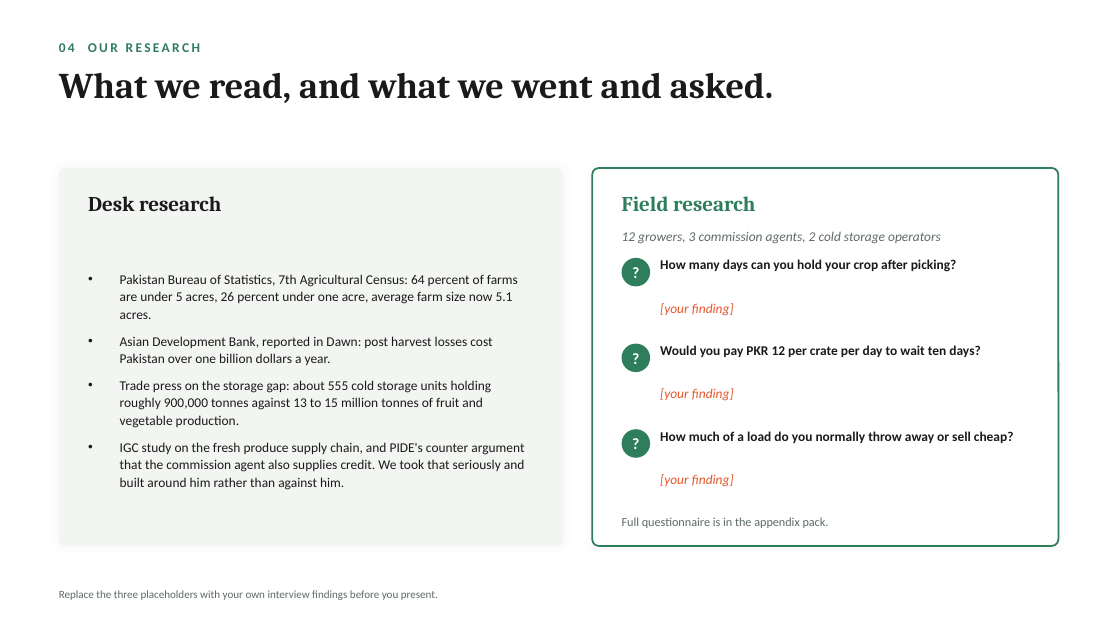
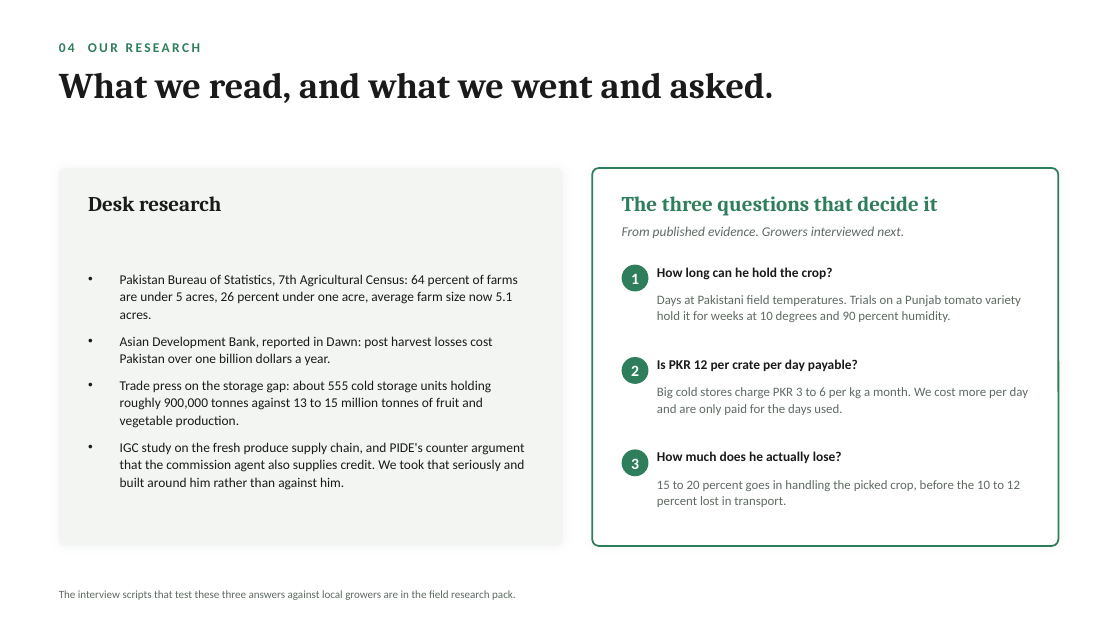
Before and after one commit to s9765fzsv8-cmyk/Claude, a slide deck: slide 5 of genz-entrepreneurship/Thanda-Godam-Pitch.pptx. Drawn at 1120x630 pixels with LibreOffice and Linux fonts; fonts in the diff are those of the drawing. Boxes give left, top, right and bottom in pixels: in the first picture for what was removed or moved away, otherwise in the second. Text is boxed around its words. In the diff, an @@ line names an element or a change of style, - is before the commit and + after.

```diff
--- a/genz-entrepreneurship/Thanda-Godam-Pitch.pptx
+++ b/genz-entrepreneurship/Thanda-Godam-Pitch.pptx
@@ text at box(622, 196, 937, 216): text changed @@
-Field research
+The three questions that decide it
@@ text at box(622, 226, 904, 238): text changed @@
-12 growers, 3 commission agents, 2 cold storage operators
+From published evidence. Growers interviewed next.
@@ text "From published evidence. Growers interviewed ..." at box(622, 226, 904, 238): vertical alignment middle to top @@
@@ ellipse: place and size @@
-ellipse at box(622, 258, 650, 287)
+ellipse at box(622, 265, 649, 292)
@@ text at box(657, 267, 833, 280): text changed @@
-How many days can you hold your crop after picking?
+How long can he hold the crop?
@@ text at box(631, 273, 639, 284): text changed @@
-?
+1
@@ text at box(657, 295, 1021, 322): text changed; size 11.5 to 11 pt; text colour #E4572E to #5F6B63; italic off @@
-[your finding]
+Days at Pakistani field temperatures. Trials on a Punjab tomato variety hold it for weeks at 10 degrees and 90 percent humidity.
@@ ellipse: place and size @@
-ellipse at box(622, 344, 650, 372)
+ellipse at box(622, 357, 649, 384)
@@ text at box(657, 359, 858, 371): text changed @@
-Would you pay PKR 12 per crate per day to wait ten days?
+Is PKR 12 per crate per day payable?
@@ text at box(631, 365, 639, 376): text changed @@
-?
+2
@@ text at box(657, 387, 1028, 415): text changed; size 11.5 to 11 pt; text colour #E4572E to #5F6B63; italic off @@
-[your finding]
+Big cold stores charge PKR 3 to 6 per kg a month. We cost more per day and are only paid for the days used.
@@ ellipse: place and size @@
-ellipse at box(622, 429, 650, 458)
+ellipse at box(622, 450, 649, 476)
@@ text at box(631, 458, 639, 469): text changed @@
-?
+3
@@ text at box(657, 451, 842, 463): text changed @@
-How much of a load do you normally throw away or sell cheap?
+How much does he actually lose?
@@ text at box(657, 480, 1020, 507): text changed; size 11.5 to 11 pt; text colour #E4572E to #5F6B63; italic off @@
-[your finding]
+15 to 20 percent goes in handling the picked crop, before the 10 to 12 percent lost in transport.
@@ text at box(59, 590, 516, 600): text changed; size 10.5 to 9.5 pt @@
-Full questionnaire is in the appendix pack.
+The interview scripts that test these three answers against local growers are in the field research pack.
@@ text "The interview scripts that test ..." at box(59, 590, 516, 600): vertical alignment top to middle @@
@@ text removed at box(59, 590, 438, 600) @@
-Replace the three placeholders with your own interview findings before you present.
```
Also in this commit, not shown: 4 other slides changed, 4 other files.
